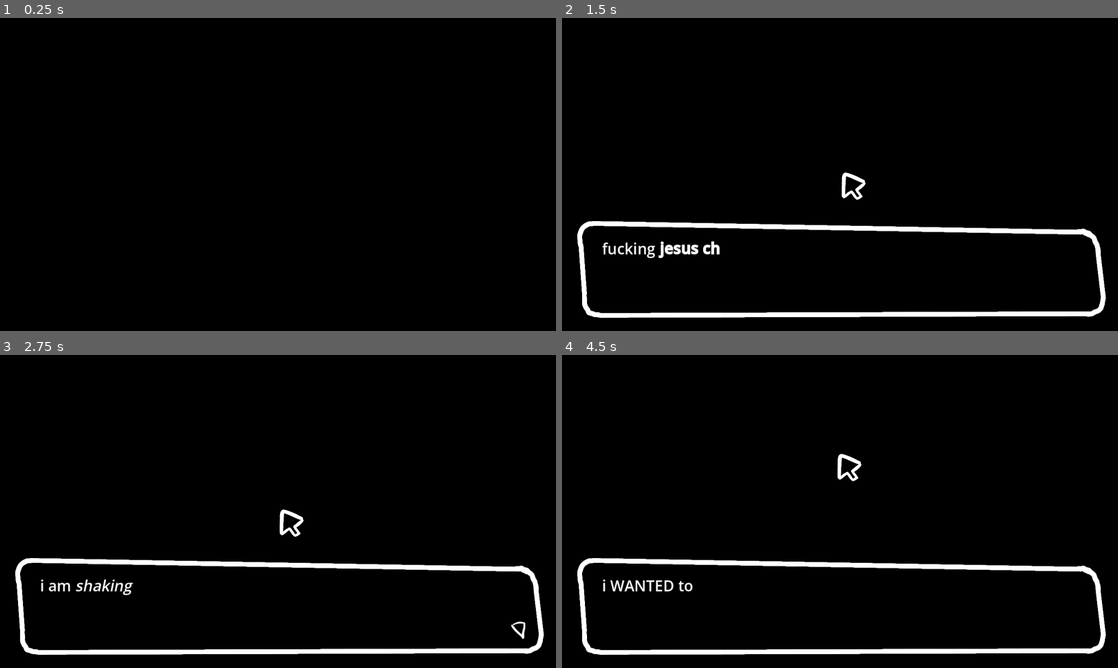
Above: before the commit, frames 1-4 (two rows, left to right).
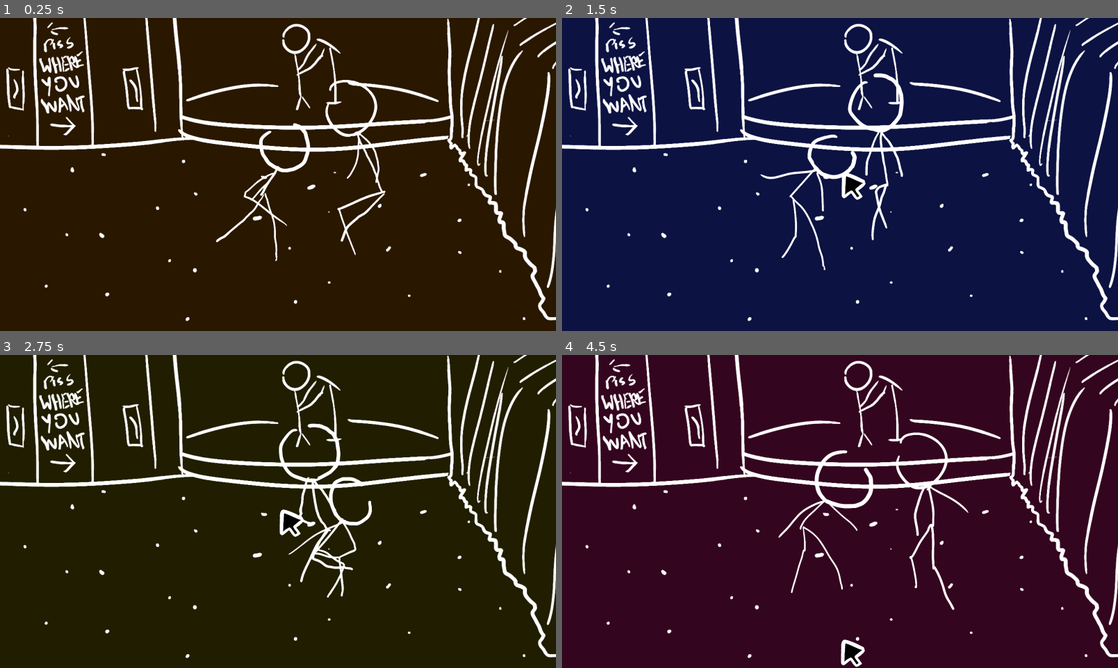
Above: after the commit, the same moments.

Repository: MarmadileManteater/Anxiety-Game
Game: Godot game, scene res://scenes/global/global.tscn
Same seed, same stepped clock (60 frames per second), same inputs: the game is played once before the commit and once after it.
Inputs (mouse positions are in pixels of both pictures, inside the frame that each line leads up to; where the layout moved, square brackets give the same spot in the first picture):
- Up to frame 1 (0.25 s): no input
- Up to frame 2 (1.5 s): click (840, 302) [840, 118] at 0.5 s; click (840, 174) at 1.25 s
- Up to frame 3 (2.75 s): click (278, 511) at 2 s
- Up to frame 4 (4.5 s): click (840, 639) [840, 455] at 2.75 s; click (840, 511) at 3.5 s; click (840, 639) [840, 455] at 4.25 s

The runs differ from the first frame. In frame 1, 100% of the frame differs, in the area x 0-100%, y 0-100%; in frame 2, 100%; in frame 3, 100%; in frame 4, 100%.

Commit message:
Add heads to dancing

Diff:
--- a/project/scenes/dancers/dancers.tscn
+++ b/project/scenes/dancers/dancers.tscn
@@ -135,7 +135,7 @@
 }],
 "loop": 1,
 "name": &"default",
-"speed": 8.0
+"speed": 7.0
 }]
 
 [node name="Dancers" type="Node2D" unique_id=213943213]
--- a/project/scenes/global/global.tscn
+++ b/project/scenes/global/global.tscn
@@ -125,7 +125,6 @@
 
 [node name="Node2D" type="Node2D" unique_id=1004355027]
 script = ExtResource("1_pt2l8")
-start_screen = "outside"
 
 [node name="Button" type="Button" parent="." unique_id=973187671]
 offset_right = 1372.0
--- a/project/scenes/looking_at_pit/looking_at_pit.tscn
+++ b/project/scenes/looking_at_pit/looking_at_pit.tscn
@@ -4,6 +4,7 @@
 [ext_resource type="Texture2D" uid="uid://cw33eev0wwdgl" path="res://assets/screens/looking-into-pit-early.png" id="1_td7m7"]
 [ext_resource type="Texture2D" uid="uid://b5omc8mdbg65t" path="res://assets/sprites/musician.png" id="2_hirbe"]
 [ext_resource type="PackedScene" uid="uid://ckyxxwa5kygcv" path="res://scenes/text_box/text_box.tscn" id="4_3mxp7"]
+[ext_resource type="PackedScene" uid="uid://bp3qljsfgqwsw" path="res://scenes/click_zone/click_zone.tscn" id="5_gmun7"]
 
 [sub_resource type="Animation" id="Animation_3mxp7"]
 length = 0.001
@@ -61,3 +62,15 @@
 [node name="Dialog" parent="." unique_id=2128977019 instance=ExtResource("4_3mxp7")]
 position = Vector2(686, 617)
 text = PackedStringArray("hey, babe\\ni\'m gonna go try to find the bathroom.", ". . . okay", ". . .", "Hey, how are yo …(1003 unchanged characters)…
+
+[node name="Door" parent="." unique_id=624367828 instance=ExtResource("5_gmun7")]
+offset_left = 1041.0
+offset_top = 176.0
+offset_right = 1250.2032
+offset_bottom = 609.0
+direction = 3
+screen_name = "the_pit"
+
+[connection signal="clicked" from="Door" to="." method="_on_zone_clicked"]
+[connection signal="mouseoff" from="Door" to="." method="_on_zone_mouseoff"]
+[connection signal="mouseover" from="Door" to="." method="_on_zone_mouseover"]
--- a/project/scenes/the_pit/the_pit.tscn
+++ b/project/scenes/the_pit/the_pit.tscn
@@ -1,11 +1,17 @@
 [gd_scene format=3 uid="uid://dhmqyungnat8p"]
 
 [ext_resource type="Script" uid="uid://d203vtjs0csc2" path="res://scenes/the_pit/the_pit.gd" id="1_nhmyf"]
+[ext_resource type="Texture2D" uid="uid://ve6m0x0qvy1f" path="res://assets/screens/pit-early.png" id="2_3cyfy"]
 [ext_resource type="PackedScene" uid="uid://btm8kv2ypw113" path="res://scenes/dancers/dancers.tscn" id="3_3cyfy"]
 
 [node name="ThePit" type="Node2D" unique_id=452296394]
 script = ExtResource("1_nhmyf")
 metadata/_custom_type_script = "uid://vqxqihlbubu7"
 
+[node name="Drawing" type="Sprite2D" parent="." unique_id=23485728]
+position = Vector2(683, 383)
+texture = ExtResource("2_3cyfy")
+
 [node name="Dancers" parent="." unique_id=213943213 instance=ExtResource("3_3cyfy")]
-position = Vector2(106, 85)
+position = Vector2(253, 200)
+scale = Vector2(0.75, 0.75)
Binary file added: project/assets/screens/pit-early.png
Not shown, added: project/assets/screens/pit-early.png.import
Binary file changed: project/assets/sprites/dance/10.png
Binary file changed: project/assets/sprites/dance/11.png
Binary file changed: project/assets/sprites/dance/12.png
Binary file changed: project/assets/sprites/dance/13.png
Binary file changed: project/assets/sprites/dance/14.png
Binary file changed: project/assets/sprites/dance/15.png
Binary file changed: project/assets/sprites/dance/16.png
Binary file changed: project/assets/sprites/dance/17.png
Binary file changed: project/assets/sprites/dance/18.png
Binary file changed: project/assets/sprites/dance/19.png
(and 7 more such lines)
